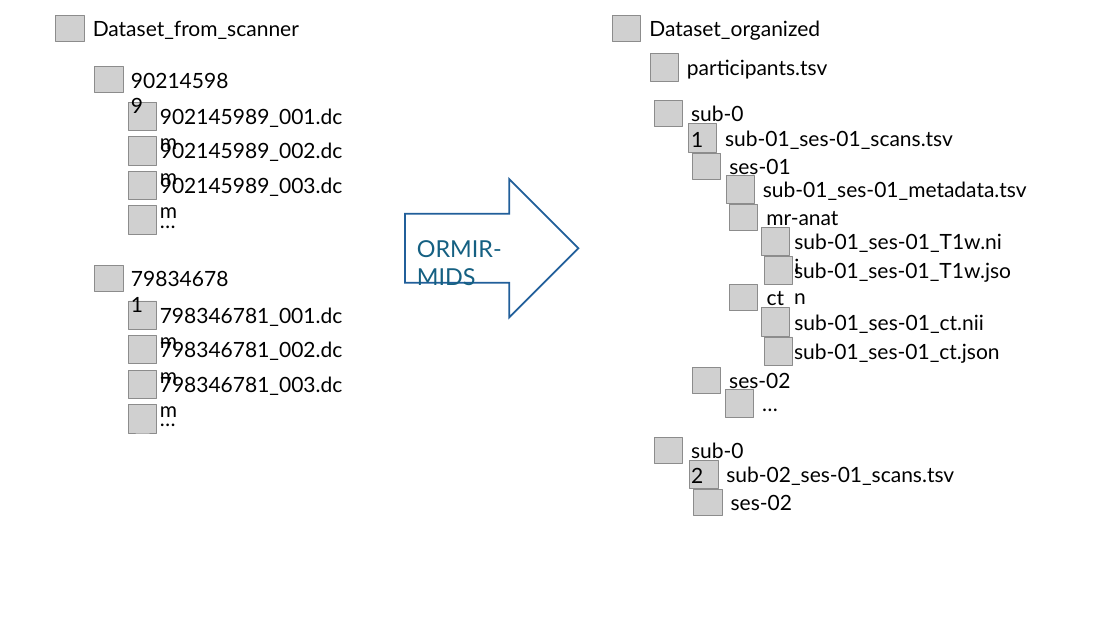
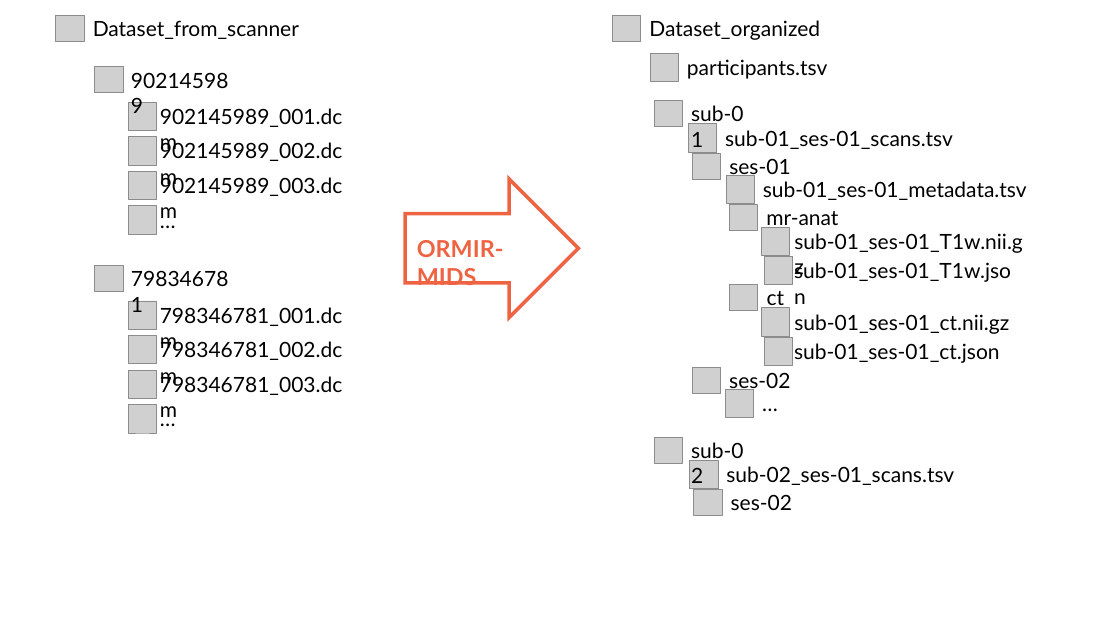
Before and after one commit to ormir-mids/ormir-mids.github.io, a slide deck: slide 1 of figures/ORMIR-MIDS_figure.pptx. Drawn at 1120x630 pixels with LibreOffice and Linux fonts; fonts in the diff are those of the drawing; grey boxes stand for pictures. Boxes give left, top, right and bottom in pixels: in the first picture for what was removed or moved away, otherwise in the second. Text is boxed around its words. In the diff, an @@ line names an element or a change of style, - is before the commit and + after.

```diff
--- a/figures/ORMIR-MIDS_figure.pptx
+++ b/figures/ORMIR-MIDS_figure.pptx
@@ right arrow at [405, 179, 578, 318]: outline #215F9A 1.5 pt to #EE6443 3 pt @@
@@ text "ORMIR-MIDS" at [417, 240, 504, 285]: text colour #156082 to #EE6443, bold on @@
@@ text at [794, 233, 1023, 253]: text changed @@
-sub-01_ses-01_T1w.nii
+sub-01_ses-01_T1w.nii.gz
@@ text at [794, 314, 1009, 334]: text changed @@
-sub-01_ses-01_ct.nii
+sub-01_ses-01_ct.nii.gz
```
Also in this commit, not shown: 3 other slides changed, 5 slides removed, 11 other files.
